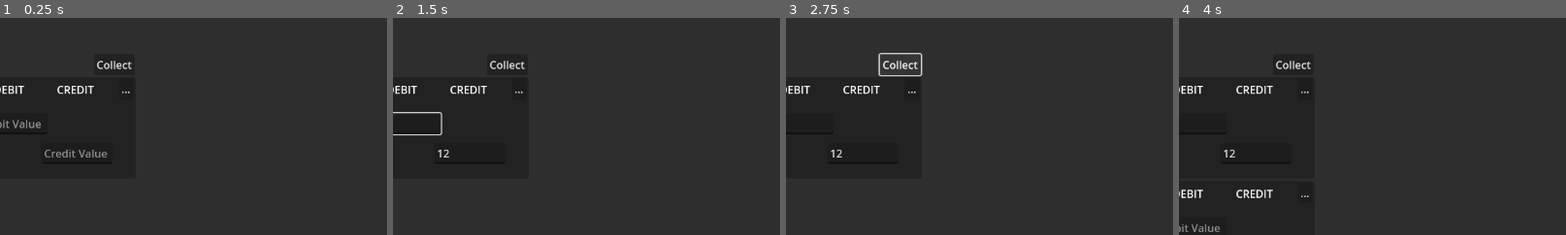
Above: before the commit, frames 1-4 (left to right).
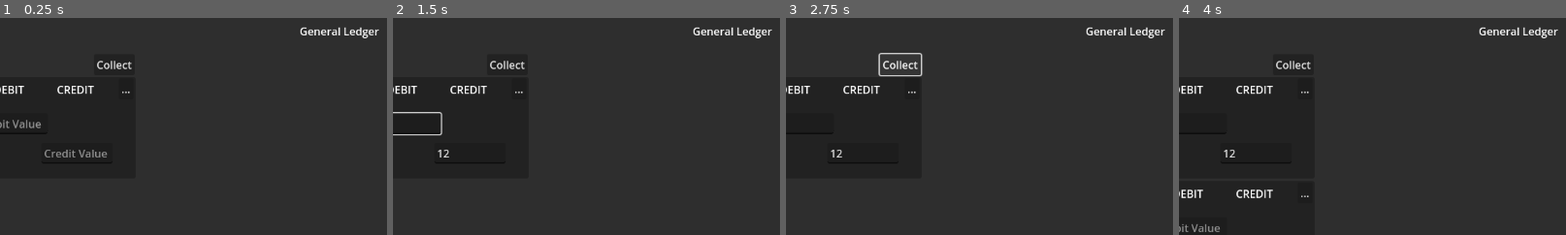
Above: after the commit, the same moments.

Repository: mttw-frd/Bookkeeping
Game: Godot game, scene res://main.tscn
Two runs of this game, one before a commit and one after it. Both use one fixed random seed, a clock stepped at 60 frames per second and the inputs below.
Inputs (mouse positions are % of the whole screen's width and height, from its top left):
- Up to frame 1 (0.25 s): no input
- Up to frame 2 (1.5 s): click (20, 31) at 0.52 s; type "Alex" at 0.6 s; click (16, 24) at 0.75 s; type "Alex" at 0.83 s; click (40, 31) at 0.98 s; type "12" at 1.07 s; click (32, 24) at 1.27 s; type "12" at 1.35 s
- Up to frame 3 (2.75 s): click (8, 24) at 1.5 s; type "12" at 1.58 s; click "Collect" at 2 s
- Up to frame 4 (4 s): click "Add Entry" at 2.75 s; click (20, 55) at 3.52 s; type "Alex" at 3.6 s; click (16, 48) at 3.75 s; type "Alex" at 3.83 s; click (40, 55) at 3.98 s
The pictures show only the part of the screen within x 30-80%, y 0-50%; the shares and areas given below are measured in that part.

The runs differ from the first frame. In frame 1, 0.4% of the frame differs, in the area x 77-98%, y 4-10%; in frame 2, 0.4%; in frame 3, 0.4%; in frame 4, 0.4%.

Commit message:
start of ledger part

Diff:
--- a/main.gd
+++ b/main.gd
@@ -1,6 +1,7 @@
 extends Control
 
 var entry = preload("res://entry.tscn")
+var account_titles = []
 
 func _ready() -> void:
 	$AddEntry.pressed.connect(add_entry)
@@ -12,7 +13,18 @@
 
 func to_ledger(entries):
 	for ent in entries:
-		print(ent.debit_title)
+		#print("TEST: ", ent.debit_title)
+		if !account_titles.has(ent.debit_title):
+			account_titles.append(ent.debit_title)
+		elif ent.debit_title == "":
+			pass
+
+		if !account_titles.has(ent.credit_title):
+			account_titles.append(ent.credit_title)
+		elif ent.debit_title == "":
+			pass
+
+	print(account_titles)
 
 func collect_info():
 	var entries = $JournalScroll/VBoxContainer.get_children()
@@ -20,6 +32,6 @@
 	for current_entry in entries:
 		#print(current_entry.request_information())
 		all_entries.append(current_entry.request_information())
-	print(all_entries)
+	#print(all_entries)
 	to_ledger(all_entries)
 	return all_entries
--- a/main.tscn
+++ b/main.tscn
@@ -43,6 +43,18 @@
 [node name="Entry" parent="JournalScroll/VBoxContainer" instance=ExtResource("1_ig7tw")]
 layout_mode = 2
 
+[node name="Ledger" type="Label" parent="."]
+layout_mode = 1
+anchors_preset = 1
+anchor_left = 1.0
+anchor_right = 1.0
+offset_left = -359.0
+offset_top = 8.0
+offset_right = -241.0
+offset_bottom = 31.0
+grow_horizontal = 0
+text = "General Ledger"
+
 [node name="JournalLabel" type="Label" parent="."]
 layout_mode = 1
 offset_left = 227.0
